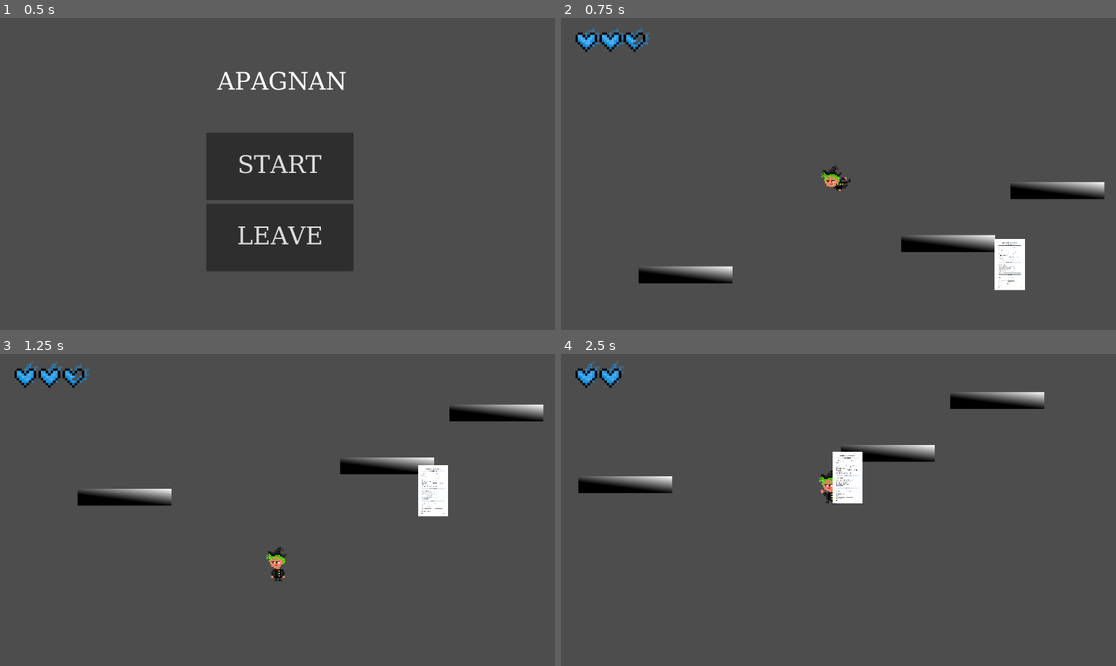
Above: before the commit, frames 1-4 (two rows, left to right).
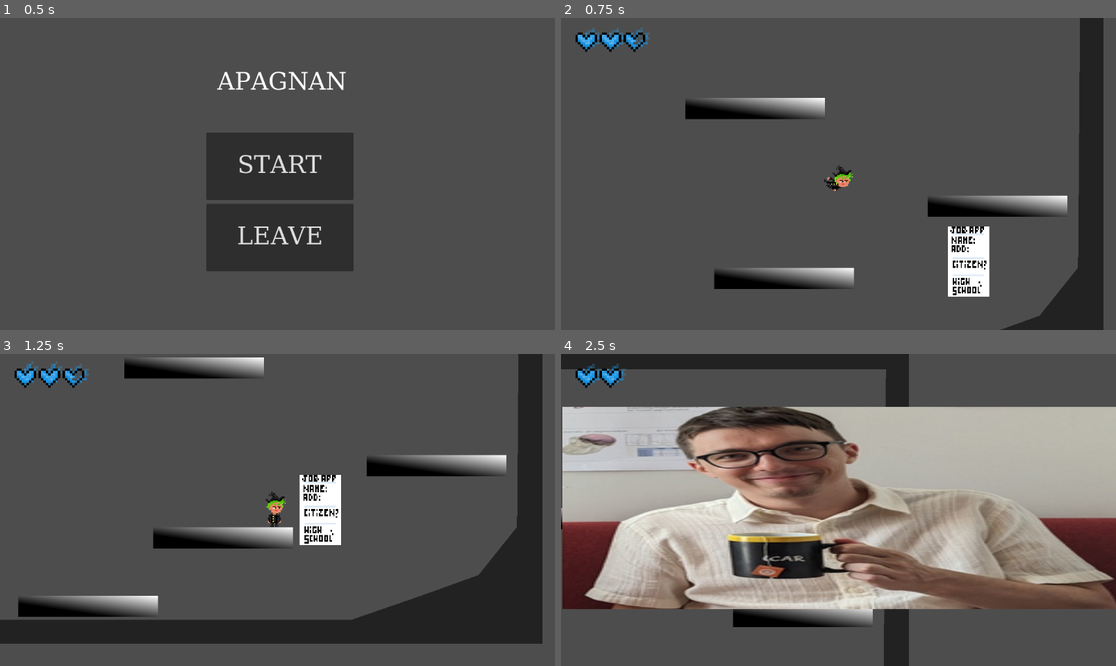
Above: after the commit, the same moments.

Repository: RTheoGH/CSSG
Game: Godot game, scene res://scenes/Menu.tscn
Same seed, same stepped clock (60 frames per second), same inputs: the game is played once before the commit and once after it.
Inputs (mouse positions are in pixels of both pictures, inside the frame that each line leads up to):
- Up to frame 1 (0.5 s): no input
- Up to frame 2 (0.75 s): click "START" at 0.5 s
- Up to frame 3 (1.25 s): no input
- Up to frame 4 (2.5 s): move the mouse to (960, 494) at 1.27 s; hold Space (jump) 1.28-2.03 s; hold D (right) from 1.28 s (still down); move the mouse to (727, 525) at 2.02 s; tap Mouse wheel down (camera_dezoom) at 2.1 s; tap Space (jump) at 2.27, 2.3 s

Frame 1 is identical in both runs. In frame 2, 14% of the frame differs, in the area x 14-98%, y 0-100%; in frame 3, 24%; in frame 4, 68%, in the area x 0-100%, y 0-100%.

Commit message:
Lutz screamer

Diff:
--- a/scenes/Job.tscn
+++ b/scenes/Job.tscn
@@ -1,20 +1,21 @@
 [gd_scene load_steps=4 format=3 uid="uid://cphd0yo8fpvb6"]
 
 [ext_resource type="Script" path="res://scripts/job.gd" id="1_ywle1"]
-[ext_resource type="Texture2D" uid="uid://c8ue61g8hkfcl" path="res://ressources/images/job.png" id="2_brvwf"]
+[ext_resource type="Texture2D" uid="uid://bkuiqjfabbr45" path="res://ressources/images/job-1.png" id="2_mre3a"]
 
-[sub_resource type="CapsuleShape2D" id="CapsuleShape2D_krkth"]
-radius = 8.0
-height = 24.0
+[sub_resource type="RectangleShape2D" id="RectangleShape2D_njjev"]
+size = Vector2(32, 56)
 
 [node name="job" type="CharacterBody2D"]
+collision_layer = 8
+collision_mask = 8
 script = ExtResource("1_ywle1")
 
 [node name="Sprite2D2" type="Sprite2D" parent="."]
-texture_filter = 2
-position = Vector2(-1.90735e-06, 0)
-scale = Vector2(0.00974687, 0.0129149)
-texture = ExtResource("2_brvwf")
+texture_filter = 1
+position = Vector2(0, 1.90735e-06)
+scale = Vector2(1.07641, 1.42628)
+texture = ExtResource("2_mre3a")
 
 [node name="CollisionShape2D2" type="CollisionShape2D" parent="."]
-shape = SubResource("CapsuleShape2D_krkth")
+shape = SubResource("RectangleShape2D_njjev")
--- a/scenes/Main.tscn
+++ b/scenes/Main.tscn
@@ -1,10 +1,18 @@
-[gd_scene load_steps=14 format=3 uid="uid://6ueec22mi8co"]
+[gd_scene load_steps=16 format=3 uid="uid://6ueec22mi8co"]
 
 [ext_resource type="Script" path="res://scripts/main.gd" id="1_1apkk"]
 [ext_resource type="PackedScene" uid="uid://bvc6ijsw2wpn0" path="res://scenes/UI.tscn" id="2_h4x6i"]
 [ext_resource type="PackedScene" uid="uid://cocwo8aq5j7pw" path="res://scenes/Player.tscn" id="4_apvqn"]
 [ext_resource type="AudioStream" uid="uid://772ggq0sx8jb" path="res://ressources/musics/music jeu test.wav" id="4_r14mf"]
 [ext_resource type="PackedScene" uid="uid://cphd0yo8fpvb6" path="res://scenes/Job.tscn" id="5_y55mw"]
+[ext_resource type="PackedScene" uid="uid://iqcu8iqk2bde" path="res://scenes/plateforme.tscn" id="6_p4iim"]
+[ext_resource type="PackedScene" uid="uid://bmqjuoupt4vqd" path="res://scenes/map.tscn" id="7_od2uo"]
+[ext_resource type="Script" path="res://scenes/timer.gd" id="8_it0lm"]
+[ext_resource type="Texture2D" uid="uid://c2jyv58nsm15a" path="res://ressources/images/goat.png" id="9_in5b8"]
+[ext_resource type="AudioStream" uid="uid://55ok6y3fhtdv" path="res://ressources/sounds/lutz_1.mp3" id="10_xgx00"]
+[ext_resource type="AudioStream" uid="uid://bc0ivjpkv2g6e" path="res://ressources/sounds/lutz_2.mp3" id="11_q4qov"]
+[ext_resource type="AudioStream" uid="uid://dd5qrqseamcyc" path="res://ressources/sounds/lutz_3.mp3" id="12_dy66s"]
+[ext_resource type="AudioStream" uid="uid://cgvpn6nqecl5u" path="res://ressources/sounds/lutz_4.mp3" id="13_2kace"]
 
 [sub_resource type="FontFile" id="FontFile_sxdul"]
 cache/0/16/0/ascent = 0.0
@@ -83,26 +91,12 @@
 cache/0/15/0/underline_thickness = 0.0
 cache/0/15/0/scale = 1.0
 
-[sub_resource type="RectangleShape2D" id="RectangleShape2D_usct0"]
-size = Vector2(20, 333)
-
-[sub_resource type="RectangleShape2D" id="RectangleShape2D_bmtwn"]
-size = Vector2(444, 20)
-
-[sub_resource type="RectangleShape2D" id="RectangleShape2D_5p152"]
-size = Vector2(20, 334)
-
-[sub_resource type="RectangleShape2D" id="RectangleShape2D_xf6pq"]
-size = Vector2(444, 20)
-
-[sub_resource type="RectangleShape2D" id="RectangleShape2D_ij2r3"]
-size = Vector2(78, 14)
-
-[sub_resource type="Gradient" id="Gradient_8nw4c"]
-
-[sub_resource type="GradientTexture2D" id="GradientTexture2D_j1tp3"]
-gradient = SubResource("Gradient_8nw4c")
-fill_from = Vector2(0.509174, 0.697248)
+[sub_resource type="AudioStreamRandomizer" id="AudioStreamRandomizer_hq08k"]
+streams_count = 4
+stream_0/stream = ExtResource("10_xgx00")
+stream_1/stream = ExtResource("11_q4qov")
+stream_2/stream = ExtResource("12_dy66s")
+stream_3/stream = ExtResource("13_2kace")
 
 [node name="Main" type="Node"]
 script = ExtResource("1_1apkk")
@@ -116,9 +110,9 @@
 
 [node name="text" type="RichTextLabel" parent="."]
 offset_left = -60.0
-offset_top = -48.0
+offset_top = -27.0
 offset_right = 61.0
-offset_bottom = 19.0
+offset_bottom = 40.0
 theme_override_fonts/normal_font = SubResource("FontFile_sxdul")
 theme_override_font_sizes/normal_font_size = 15
 bbcode_enabled = true
@@ -127,67 +121,51 @@
 [node name="Button" type="Button" parent="."]
 z_index = 1
 offset_left = -79.0
-offset_top = 26.0
+offset_top = 47.0
 offset_right = 79.0
-offset_bottom = 57.0
+offset_bottom = 78.0
 text = "relancer"
-
-[node name="walls" type="StaticBody2D" parent="." groups=["walls"]]
-
-[node name="CollisionShape2D" type="CollisionShape2D" parent="walls"]
-position = Vector2(-232, 0.5)
-shape = SubResource("RectangleShape2D_usct0")
-
-[node name="CollisionShape2D2" type="CollisionShape2D" parent="walls"]
-position = Vector2(0, -177)
-shape = SubResource("RectangleShape2D_bmtwn")
-
-[node name="CollisionShape2D3" type="CollisionShape2D" parent="walls"]
-position = Vector2(232, 0)
-shape = SubResource("RectangleShape2D_5p152")
-
-[node name="CollisionShape2D4" type="CollisionShape2D" parent="walls"]
-position = Vector2(0, 176)
-shape = SubResource("RectangleShape2D_xf6pq")
 
 [node name="chomeur" parent="." instance=ExtResource("4_apvqn")]
 
-[node name="plat1" type="RigidBody2D" parent="."]
-position = Vector2(-141, 96)
-gravity_scale = 0.0
-
-[node name="CollisionShape2D" type="CollisionShape2D" parent="plat1"]
-shape = SubResource("RectangleShape2D_ij2r3")
-
-[node name="Sprite2D" type="Sprite2D" parent="plat1"]
-scale = Vector2(1.21875, 0.21875)
-texture = SubResource("GradientTexture2D_j1tp3")
-
-[node name="plat2" type="StaticBody2D" parent="."]
-position = Vector2(77, 70)
-
-[node name="CollisionShape2D" type="CollisionShape2D" parent="plat2"]
-shape = SubResource("RectangleShape2D_ij2r3")
-
-[node name="Sprite2D" type="Sprite2D" parent="plat2"]
-scale = Vector2(1.21875, 0.21875)
-texture = SubResource("GradientTexture2D_j1tp3")
-
-[node name="plat3" type="StaticBody2D" parent="."]
-position = Vector2(168, 26)
-
-[node name="CollisionShape2D" type="CollisionShape2D" parent="plat3"]
-shape = SubResource("RectangleShape2D_ij2r3")
-
-[node name="Sprite2D" type="Sprite2D" parent="plat3"]
-scale = Vector2(1.21875, 0.21875)
-texture = SubResource("GradientTexture2D_j1tp3")
-
 [node name="AudioStreamPlayer" type="AudioStreamPlayer" parent="."]
 stream = ExtResource("4_r14mf")
-volume_db = -10.0
+volume_db = -20.0
 
 [node name="job" parent="." node_paths=PackedStringArray("chomeur") instance=ExtResource("5_y55mw")]
 chomeur = NodePath("../chomeur")
 
+[node name="Plateforme" parent="." instance=ExtResource("6_p4iim")]
+position = Vector2(-23, 99)
+
+[node name="Plateforme2" parent="." instance=ExtResource("6_p4iim")]
+position = Vector2(154, 39)
+
+[node name="Plateforme3" parent="." instance=ExtResource("6_p4iim")]
+position = Vector2(-47, -42)
+
+[node name="Plateforme4" parent="." instance=ExtResource("6_p4iim")]
+position = Vector2(-135, 156)
+
+[node name="Map" parent="." instance=ExtResource("7_od2uo")]
+
+[node name="Timer" type="Timer" parent="."]
+autostart = true
+script = ExtResource("8_it0lm")
+
+[node name="CanvasLayer" type="CanvasLayer" parent="Timer"]
+
+[node name="TextureRect" type="TextureRect" parent="Timer/CanvasLayer"]
+visible = false
+offset_left = 3.0
+offset_top = 110.0
+offset_right = 1153.0
+offset_bottom = 530.0
+texture = ExtResource("9_in5b8")
+
+[node name="AudioStreamPlayer2D" type="AudioStreamPlayer2D" parent="Timer"]
+stream = SubResource("AudioStreamRandomizer_hq08k")
+volume_db = -10.0
+
 [connection signal="pressed" from="Button" to="." method="_on_button_pressed"]
+[connection signal="timeout" from="Timer" to="Timer" method="_on_timeout"]
--- a/scenes/Player.tscn
+++ b/scenes/Player.tscn
@@ -6,13 +6,12 @@
 [ext_resource type="Texture2D" uid="uid://dxtqm8ntffy5m" path="res://ressources/images/StudentAfall.png" id="4_1qomw"]
 [ext_resource type="Texture2D" uid="uid://dwe1wgd0eqp4m" path="res://ressources/images/StudentAjump.png" id="5_ntb35"]
 [ext_resource type="Texture2D" uid="uid://b5aebivgsdxlm" path="res://ressources/images/studentA_marche1.png" id="6_ofwvn"]
+[ext_resource type="Texture2D" uid="uid://df5c12qe5rkj5" path="res://ressources/images/sneak.png" id="6_tcqrd"]
 [ext_resource type="Texture2D" uid="uid://dvfvru3b5wus1" path="res://ressources/images/studentA_marche2.png" id="7_cb6vq"]
+[ext_resource type="Texture2D" uid="uid://cq8acad81146r" path="res://ressources/images/Studenthaut-1.png" id="7_ot331"]
+[ext_resource type="Texture2D" uid="uid://d2wjix7xlvk0p" path="res://ressources/images/Studenthaut-2.png" id="8_3g2sl"]
 [ext_resource type="Texture2D" uid="uid://ddmk5vg0t8lfe" path="res://ressources/images/studentA_marche3.png" id="8_u5m2k"]
 [ext_resource type="Texture2D" uid="uid://bmsfej5fhcbui" path="res://ressources/images/studentA_marche4.png" id="9_vi40x"]
-
-[sub_resource type="CapsuleShape2D" id="CapsuleShape2D_bskm6"]
-radius = 6.0
-height = 28.0
 
 [sub_resource type="SpriteFrames" id="SpriteFrames_c0f4m"]
 animations = [{
@@ -45,6 +44,25 @@
 }, {
 "frames": [{
 "duration": 1.0,
+"texture": ExtResource("6_tcqrd")
+}],
+"loop": true,
+"name": &"sneak",
+"speed": 1.0
+}, {
+"frames": [{
+"duration": 1.0,
+"texture": ExtResource("7_ot331")
+}, {
+"duration": 1.0,
+"texture": ExtResource("8_3g2sl")
+}],
+"loop": true,
+"name": &"view_top",
+"speed": 2.0
+}, {
+"frames": [{
+"duration": 1.0,
 "texture": ExtResource("6_ofwvn")
 }, {
 "duration": 1.0,
@@ -61,14 +79,29 @@
 "speed": 4.0
 }]
 
+[sub_resource type="CapsuleShape2D" id="CapsuleShape2D_bskm6"]
+radius = 6.0
+height = 24.0
+
+[sub_resource type="CapsuleShape2D" id="CapsuleShape2D_beuge"]
+radius = 6.0
+height = 18.0
+
 [node name="CharacterBody2D" type="CharacterBody2D"]
+collision_layer = 9
+collision_mask = 9
 script = ExtResource("1_n4xk2")
-
-[node name="CollisionShape2D" type="CollisionShape2D" parent="."]
-shape = SubResource("CapsuleShape2D_bskm6")
 
 [node name="AnimatedSprite2D" type="AnimatedSprite2D" parent="."]
 texture_filter = 1
 position = Vector2(-1, 0)
 sprite_frames = SubResource("SpriteFrames_c0f4m")
-animation = &"walk"
+animation = &"sneak"
+
+[node name="Tall" type="CollisionShape2D" parent="."]
+position = Vector2(0, 2)
+shape = SubResource("CapsuleShape2D_bskm6")
+
+[node name="Small" type="CollisionShape2D" parent="."]
+position = Vector2(0, 5)
+shape = SubResource("CapsuleShape2D_beuge")
--- /dev/null
+++ b/scenes/map.tscn
@@ -0,0 +1,12 @@
+[gd_scene format=3 uid="uid://bmqjuoupt4vqd"]
+
+[node name="Map" type="StaticBody2D"]
+collision_layer = 9
+collision_mask = 9
+
+[node name="Polygon2D" type="Polygon2D" parent="."]
+color = Color(0.136826, 0.136826, 0.136826, 1)
+polygon = PackedVector2Array(-243, -190, -243, 187, 242, 187, 242, -190, -223, -189, -223, -166, 223, -166, 221, 90, 189, 130, 139, 148, 84, 167, -222, 167, -223, -189)
+
+[node name="CollisionPolygon2D" type="CollisionPolygon2D" parent="."]
+polygon = PackedVector2Array(-243, -188, -242, 188, 240, 187, 241, -189, -225, -188, -224, -165, 223, -164, 221, 89, 190, 130, 85, 169, -222, 167, -226, -188)
--- /dev/null
+++ b/scenes/plateforme.tscn
@@ -0,0 +1,22 @@
+[gd_scene load_steps=4 format=3 uid="uid://iqcu8iqk2bde"]
+
+[sub_resource type="Gradient" id="Gradient_au2ro"]
+
+[sub_resource type="GradientTexture2D" id="GradientTexture2D_s06s0"]
+gradient = SubResource("Gradient_au2ro")
+fill_from = Vector2(0.330275, 0.697248)
+
+[sub_resource type="RectangleShape2D" id="RectangleShape2D_kmkk7"]
+size = Vector2(116, 18)
+
+[node name="Plateforme" type="StaticBody2D"]
+collision_layer = 9
+collision_mask = 9
+
+[node name="Sprite2D" type="Sprite2D" parent="."]
+position = Vector2(1.90735e-06, 0)
+scale = Vector2(1.8125, 0.273867)
+texture = SubResource("GradientTexture2D_s06s0")
+
+[node name="CollisionShape2D" type="CollisionShape2D" parent="."]
+shape = SubResource("RectangleShape2D_kmkk7")
--- /dev/null
+++ b/scenes/timer.gd
@@ -0,0 +1,21 @@
+extends Timer
+
+
+# Called when the node enters the scene tree for the first time.
+func _ready() -> void:
+	pass # Replace with function body.
+
+
+# Called every frame. 'delta' is the elapsed time since the previous frame.
+func _process(delta: float) -> void:
+	pass
+
+func scream():
+	$CanvasLayer/TextureRect.visible = true
+	$AudioStreamPlayer2D.play()
+	await get_tree().create_timer(1).timeout
+	$CanvasLayer/TextureRect.visible = false
+
+func _on_timeout() -> void:
+	if randi_range(1,10) == 8:
+		scream()
--- a/scripts/player.gd
+++ b/scripts/player.gd
@@ -1,9 +1,11 @@
 extends CharacterBody2D
 
 @onready var _animated_sprite = $AnimatedSprite2D
-const SPEED = 200.0
+var SPEED = 200.0
 const JUMP_VELOCITY = -400.0
 var prev_position = Vector2()
+
+var is_invincible = false
 
 func get_input():
 	var direction := Input.get_axis("left", "right")
@@ -11,6 +13,25 @@
 		velocity.x = direction * SPEED
 	else:
 		velocity.x = move_toward(velocity.x, 0, SPEED)
+
+func set_invincible(state: bool) -> void:
+	if state:
+		# passe à travers le mob pour éviter d'être stuck
+		is_invincible = true
+		set_collision_layer_value(4, false)
+		set_collision_mask_value(4, false)
+		#collision_layer &= ~4
+		#collision_mask &= ~4
+		#$CollisionShape2D.disabled = true
+		modulate.a = 0.5
+	else:
+		is_invincible = false
+		set_collision_layer_value(4, true)
+		set_collision_mask_value(4, true)
+		#collision_layer |= 4
+		#collision_mask |= 4
+		#$CollisionShape2D.disabled = false
+		modulate.a = 1.0
 
 func _physics_process(delta: float) -> void:
 	#_animated_sprite.play("default")q
@@ -20,8 +41,21 @@
 		_animated_sprite.scale.x = -1
 	prev_position = position
 
+	var anim_lock = false
+
 	if is_on_floor():
 		velocity.y = 0
+		if Input.is_action_pressed("down"):
+			anim_lock = true
+			_animated_sprite.play("sneak")
+
+			SPEED = 50
+		elif Input.is_action_pressed("up"):
+			anim_lock = true
+			_animated_sprite.play("view_top")
+		else:
+			SPEED = 200
+			_animated_sprite.play("default")
 	else:
 		if Input.is_action_pressed("down"):
 			velocity += get_gravity() * delta * 2
@@ -31,15 +65,23 @@
 	if Input.is_action_pressed("jump") and is_on_floor():
 		velocity.y = JUMP_VELOCITY
 
+	if is_invincible:
+		var time := Time.get_ticks_msec() / 100.0
+		var alpha := 0.4 + 0.4 * sin(time)
+		modulate = Color(modulate.r, modulate.g, modulate.b, alpha)
+	else:
+		modulate.a = 1.0
+
 	get_input()
 	move_and_slide()
 
-	if not is_on_floor():
-		if velocity.y < 0:
-			_animated_sprite.play("jump")
+	if not anim_lock:
+		if not is_on_floor():
+			if velocity.y < 0:
+				_animated_sprite.play("jump")
+			else:
+				_animated_sprite.play("fall")
+		elif abs(velocity.x) > 10:
+			_animated_sprite.play("walk")
 		else:
-			_animated_sprite.play("fall")
-	elif abs(velocity.x) > 10:
-		_animated_sprite.play("walk")
-	else:
-		_animated_sprite.play("default")
+			_animated_sprite.play("default")
--- a/scripts/ui.gd
+++ b/scripts/ui.gd
@@ -11,8 +11,11 @@
 
 signal game_over
 
+var player
+
 # Called when the node enters the scene tree for the first time.
 func _ready() -> void:
+	player = get_parent().get_parent().get_node("chomeur")
 	update_hearts()
 
 func update_hearts() -> void:
@@ -46,6 +49,8 @@
 	current_health -= 1
 	update_hearts()
 
+	player.set_invincible(true)
+
 	if current_health == 0:
 		emit_signal("game_over")
 
@@ -58,4 +63,5 @@
 		invincible_timer -= delta
 
 		if invincible_timer <= 0:
+			player.set_invincible(false)
 			invincible = false
Binary file added: ressources/images/Studenthaut-1.png
Not shown, added: ressources/images/Studenthaut-1.png.import
Binary file added: ressources/images/Studenthaut-2.png
Not shown, added: ressources/images/Studenthaut-2.png.import
Binary file added: ressources/images/job-1.png
Not shown, added: ressources/images/job-1.png.import
Binary file added: ressources/images/sneak.png
Not shown, added: ressources/images/sneak.png.import
Not shown, changed: ressources/musics/music jeu test.wav.import
Not shown, added: ressources/sounds/lutz_1.mp3.import
Not shown, added: ressources/sounds/lutz_2.mp3.import
Not shown, added: ressources/sounds/lutz_3.mp3.import
(and 6 more such lines)
